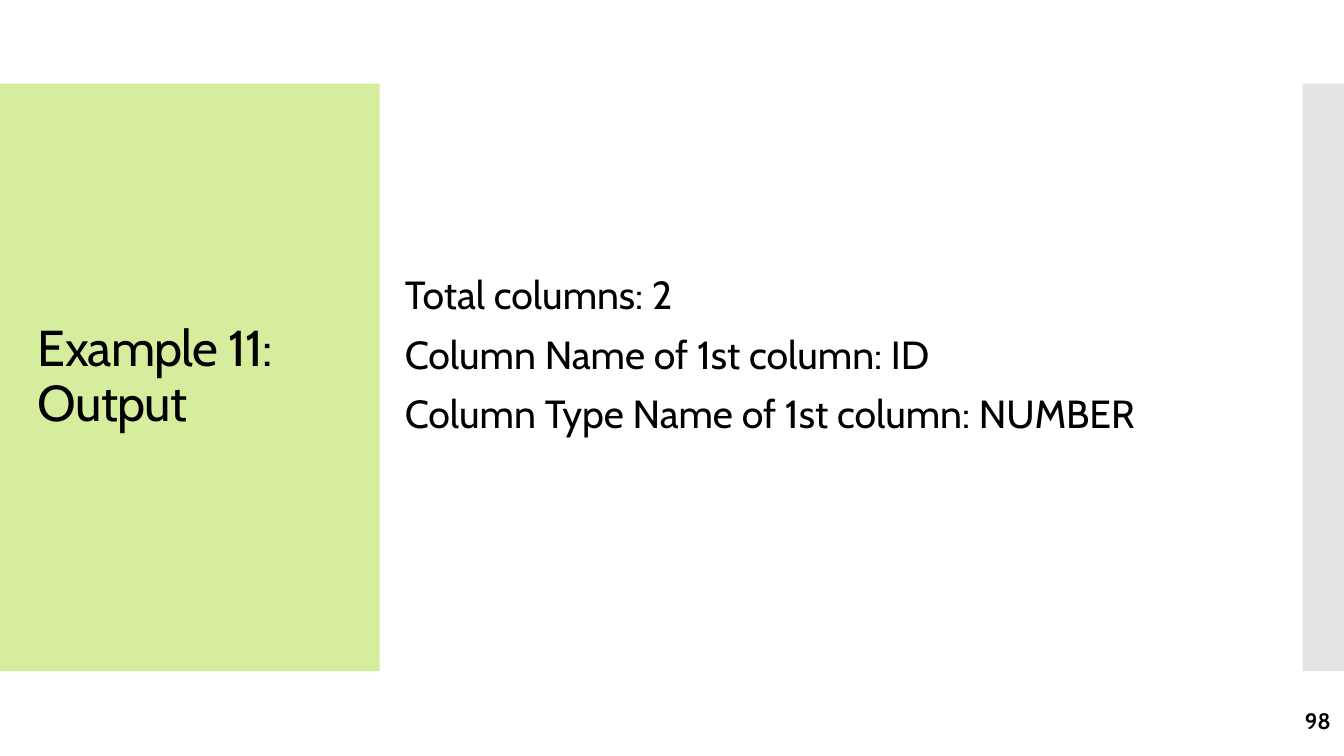
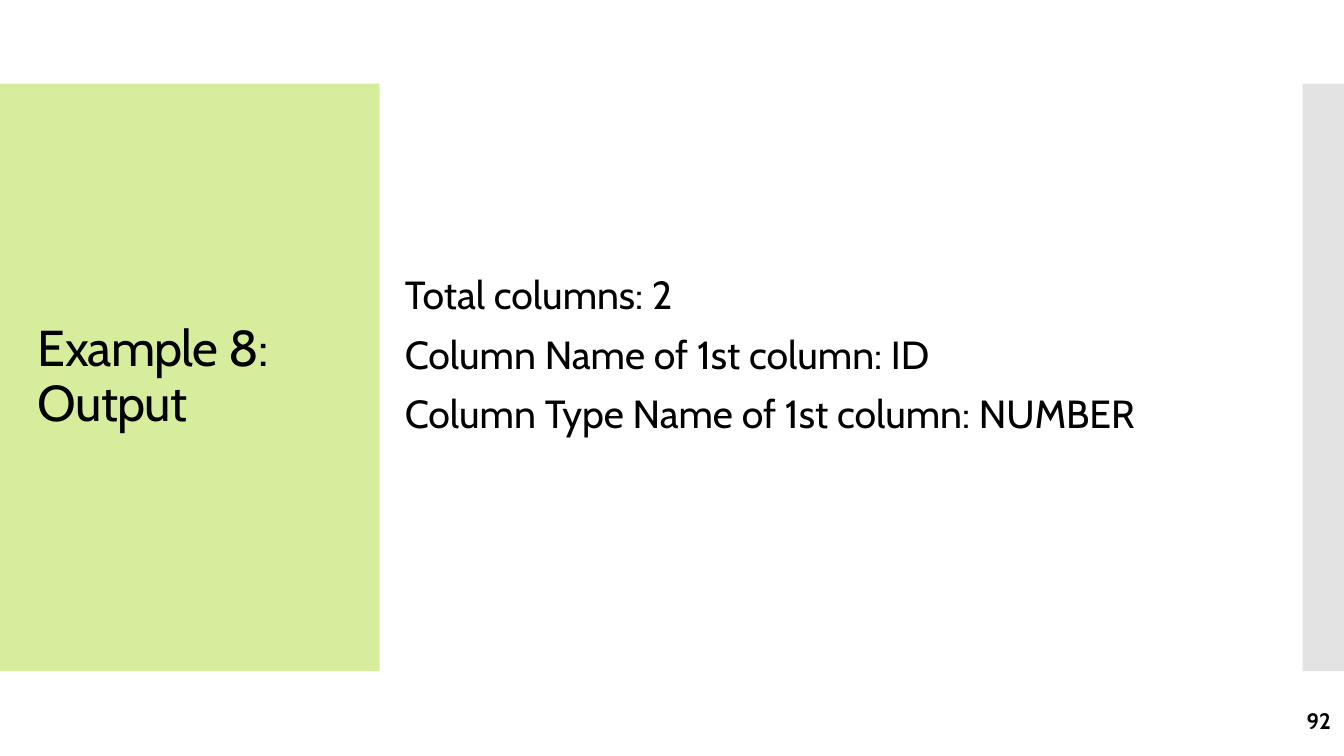
Before and after one commit to jrambasana/AJP2022-code, a slide deck: slide 92 of AJP Slides/AJP - Unit 2 - JDBC.pptx (slide 98 before the commit). Drawn at 1344x756 pixels with LibreOffice and Linux fonts; fonts in the diff are those of the drawing. Boxes give left, top, right and bottom in pixels: in the first picture for what was removed or moved away, otherwise in the second. Text is boxed around its words. In the diff, an @@ line names an element or a change of style, - is before the commit and + after.

```diff
--- a/AJP Slides/AJP - Unit 2 - JDBC.pptx
+++ b/AJP Slides/AJP - Unit 2 - JDBC.pptx
@@ title at [38,328,268,431]: text changed @@
-Example 11: Output
+Example 8: Output
@@ page number at [1307,713,1331,729]: text changed @@
-98
+92
```
Also in this commit, not shown: 7 other slides changed.
